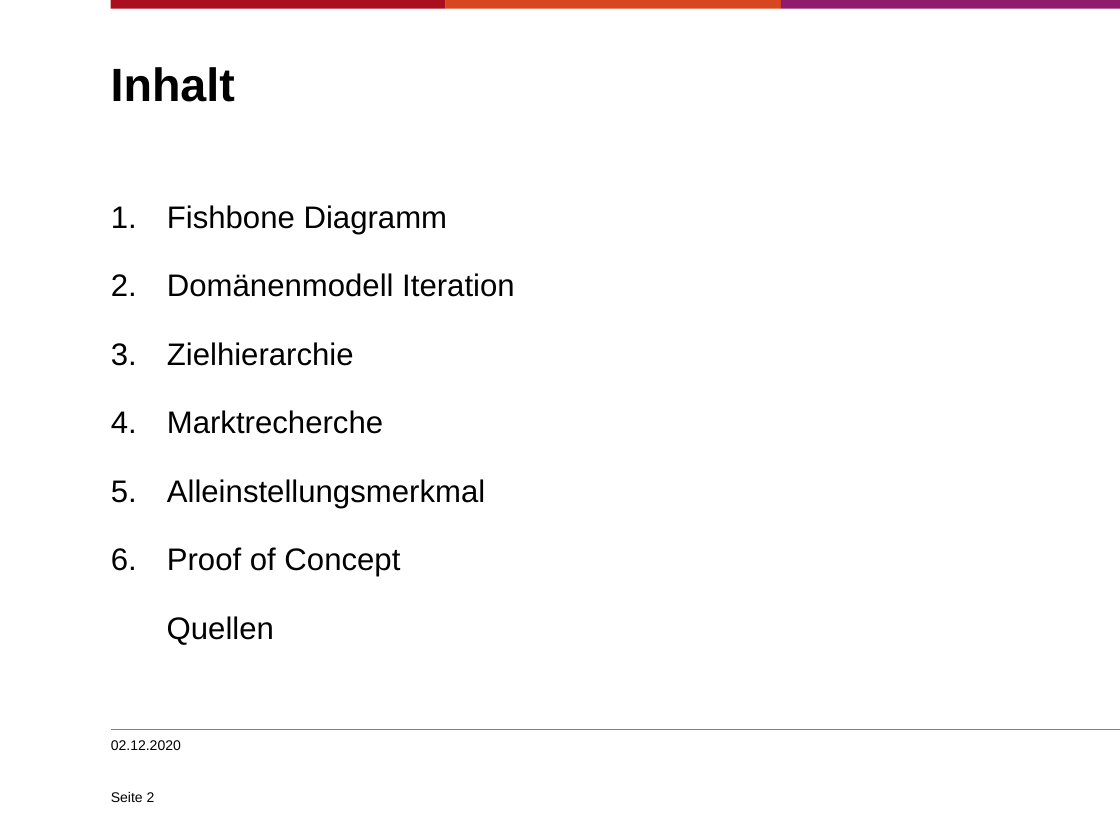
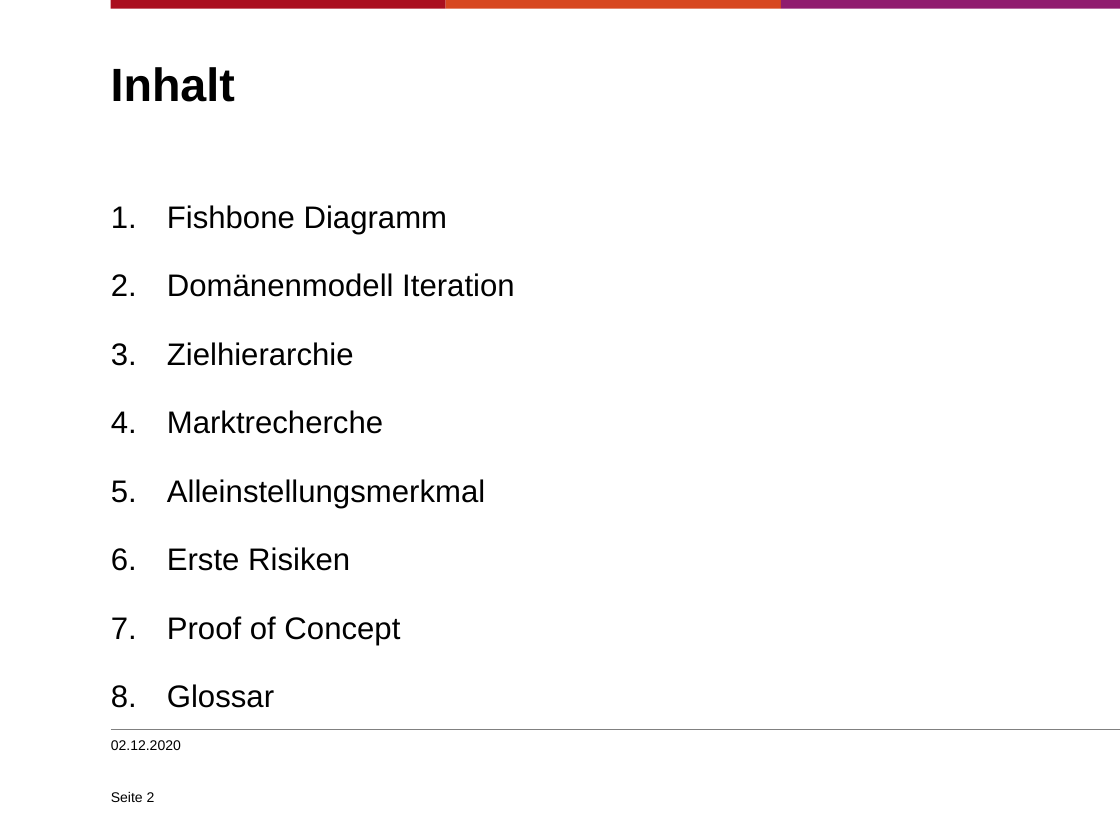
Before and after one commit to sjohannsen1/EPWS2020Mohr-DamaJohannsen, a slide deck: slide 2 of Audits/WS2020_Mohr-Dama_Johannsen_Präsentation_audit1.pptx. Drawn at 1120x840 pixels with LibreOffice and Linux fonts; fonts in the diff are those of the drawing; background and template pictures are left out. Boxes give left, top, right and bottom in pixels: in the first picture for what was removed or moved away, otherwise in the second. Text is boxed around its words. In the diff, an @@ line names an element or a change of style, - is before the commit and + after.

Commit message:
Präsentation final

```diff
--- a/Audits/WS2020_Mohr-Dama_Johannsen_Präsentation_audit1.pptx
+++ b/Audits/WS2020_Mohr-Dama_Johannsen_Präsentation_audit1.pptx
@@ text at [167,547,350,571]: paragraph added @@
+6. Erste Risiken
@@ text at [167,684,274,708]: text changed @@
-Quellen
+8. Glossar
```
Also in this commit, not shown: 3 other slides changed, 1 other file.
